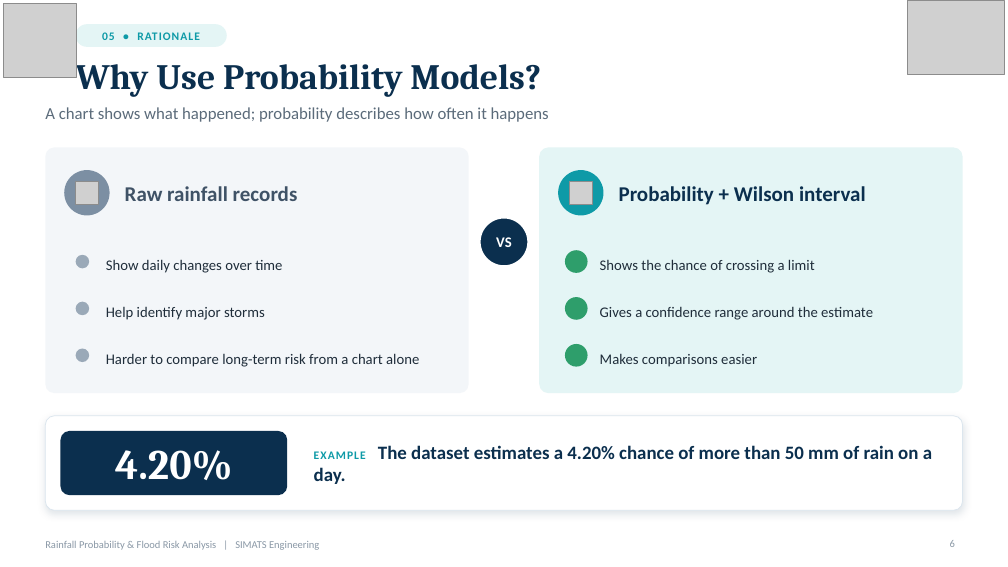
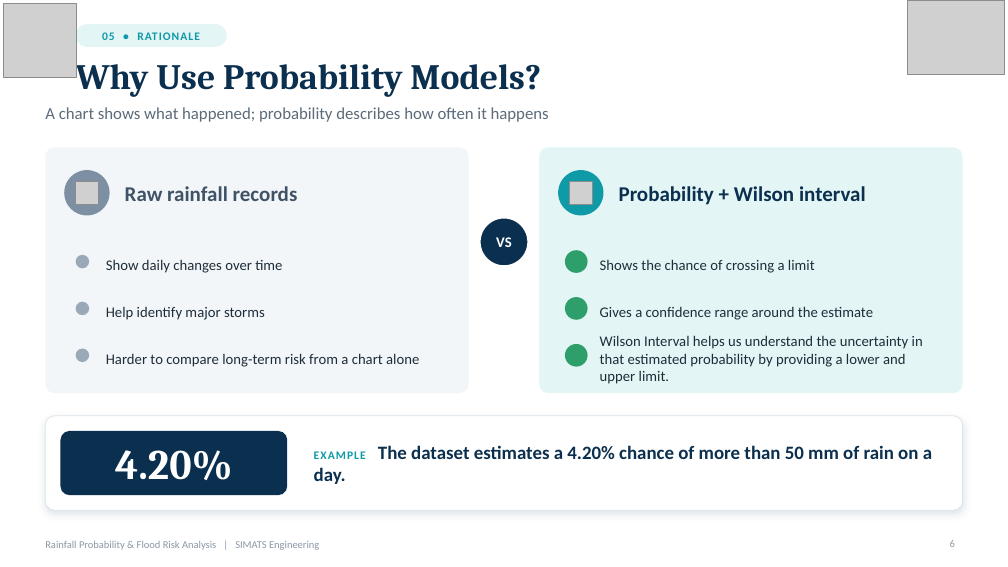
Before and after one commit to pramithm/Raifall_Predication-Probability-Statistics, a slide deck: slide 6 of Rainfall_Flood_Risk_Redesigned.pptx. Drawn at 1008x567 pixels with LibreOffice and Linux fonts; fonts in the diff are those of the drawing; grey boxes stand for pictures; background and template pictures are left out. Boxes give left, top, right and bottom in pixels: in the first picture for what was removed or moved away, otherwise in the second. Text is boxed around its words. In the diff, an @@ line names an element or a change of style, - is before the commit and + after.

```diff
--- a/Rainfall_Flood_Risk_Redesigned.pptx
+++ b/Rainfall_Flood_Risk_Redesigned.pptx
@@ text at [600, 335, 923, 384]: text changed @@
-Makes comparisons easier
+Wilson Interval helps us understand the uncertainty in that estimated probability by providing a lower and upper limit.
```
Also in this commit, not shown: 3 other slides changed, 8 other files.
